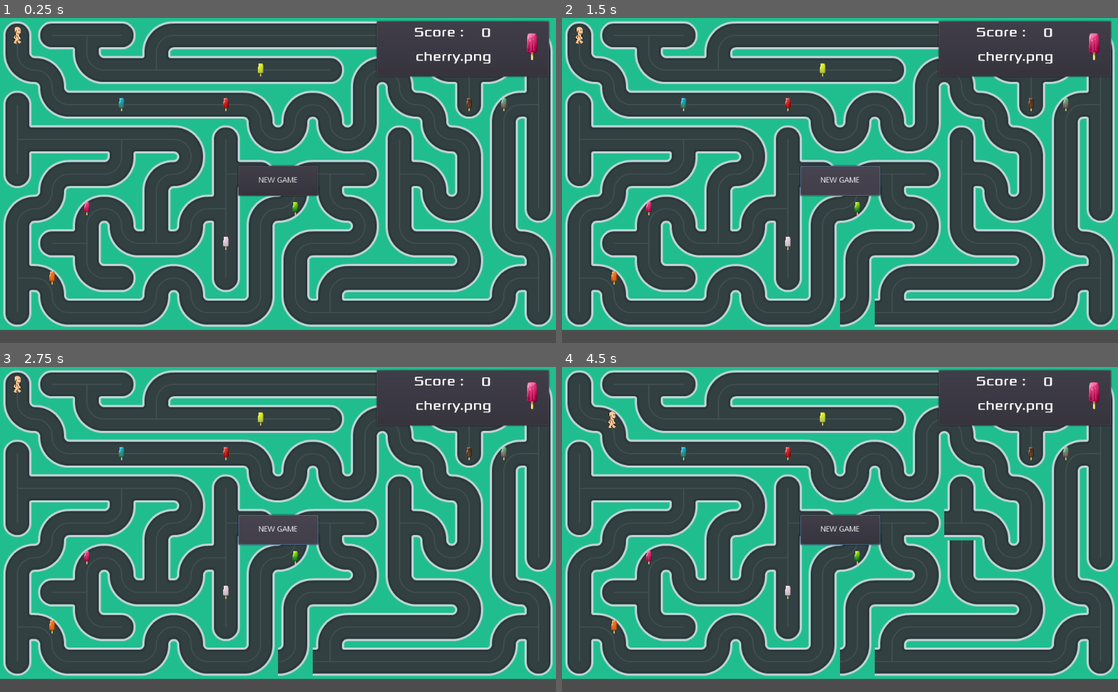
Above: before the commit, frames 1-4 (two rows, left to right).
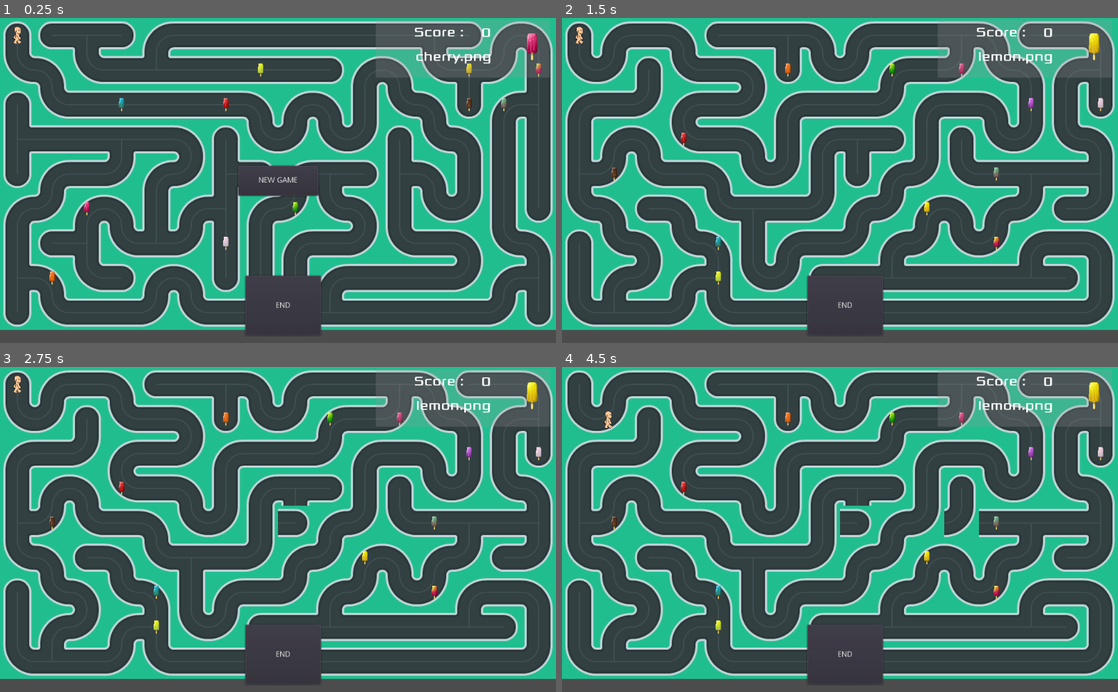
Above: after the commit, the same moments.

Repository: arsany007/BollyTheMalt
Game: Godot game, scene res://Maze.tscn
Two runs of this game, one before a commit and one after it. Both use one fixed random seed, a clock stepped at 60 frames per second and the inputs below.
Inputs (mouse positions are in pixels of both pictures, inside the frame that each line leads up to):
- Up to frame 1 (0.25 s): no input
- Up to frame 2 (1.5 s): click (845, 304) at 0.5 s, where only the run after the commit has a clickable "END"; click "NEW GAME" at 1.25 s
- Up to frame 3 (2.75 s): click (278, 529) at 2 s, where only the run before the commit has a clickable "NEW GAME"
- Up to frame 4 (4.5 s): tap Enter at 2.75, 4.25 s; move the mouse to (962, 513) at 2.77 s; hold Right (ui_right) 2.78-3.53 s; click (962, 513) at 2.92 s; tap Space at 3.5 s; move the mouse to (728, 545) at 3.52 s; hold Down (ui_down) 3.53-4.28 s; move the mouse to (895, 458) at 4.27 s; hold Right (ui_right) from 4.28 s (still down)

The runs differ from the first frame. In frame 1, 5.6% of the frame differs, in the area x 44-99%, y 0-98%; in frame 2, 38%, in the area x 0-100%, y 0-98%; in frame 3, 38%; in frame 4, 38%.

Commit message:
add newgame and gameover

Diff:
--- a/HUD.gd
+++ b/HUD.gd
@@ -1,7 +1,14 @@
 extends CanvasLayer
 
+signal New_Game
+
+func _ready():
+	$GameOver.hide()
+
 func new_game():
-	pass
+	$Button.hide()
+	$GameOver.hide()
+
 
 func update_score(score):
 	$Score.text = str(score)
@@ -11,4 +18,17 @@
 	$SelectedIcePoop.texture = load("res://art/" + player1_ice_poop)
 
 func game_over():
-	pass
+	$GameOver.show()
+	$AnimationPlayer.play("GameOverAnimi")
+	$Button.show()
+
+func startAnimationDone():
+	$GameOver.hide()
+
+func _on_Button_pressed():
+	new_game()
+	emit_signal("New_Game")
+
+
+func _on_Button2_pressed():
+	game_over()
--- a/HUD.tscn
+++ b/HUD.tscn
@@ -1,6 +1,9 @@
-[gd_scene load_steps=4 format=2]
+[gd_scene load_steps=6 format=2]
 
 [ext_resource path="res://HUD.gd" type="Script" id=1]
+
+[sub_resource type="StyleBoxFlat" id=3]
+bg_color = Color( 0.6, 0.6, 0.6, 0.235294 )
 
 [sub_resource type="DynamicFontData" id=1]
 font_path = "res://fonts/Xolonium-Regular.ttf"
@@ -8,6 +11,36 @@
 [sub_resource type="DynamicFont" id=2]
 size = 24
 font_data = SubResource( 1 )
+
+[sub_resource type="Animation" id=4]
+resource_name = "GameOverAnimi"
+length = 4.0
+tracks/0/type = "value"
+tracks/0/path = NodePath("GameOver:percent_visible")
+tracks/0/interp = 1
+tracks/0/loop_wrap = true
+tracks/0/imported = false
+tracks/0/enabled = true
+tracks/0/keys = {
+"times": PoolRealArray( 0, 3.5 ),
+"transitions": PoolRealArray( 1, 1 ),
+"update": 0,
+"values": [ 0.0, 1.0 ]
+}
+tracks/1/type = "method"
+tracks/1/path = NodePath(".")
+tracks/1/interp = 1
+tracks/1/loop_wrap = true
+tracks/1/imported = false
+tracks/1/enabled = true
+tracks/1/keys = {
+"times": PoolRealArray( 4 ),
+"transitions": PoolRealArray( 1 ),
+"values": [ {
+"args": [  ],
+"method": "startAnimationDone"
+} ]
+}
 
 [node name="HUD" type="CanvasLayer"]
 script = ExtResource( 1 )
@@ -19,6 +52,7 @@
 margin_top = 4.0
 margin_right = -11.0
 margin_bottom = 110.0
+custom_styles/panel = SubResource( 3 )
 
 [node name="ScoreLabel" type="Label" parent="."]
 margin_left = 748.0
@@ -68,4 +102,26 @@
 margin_bottom = 27.5
 text = "NEW GAME"
 
+[node name="GameOver" type="Label" parent="."]
+margin_left = 315.0
+margin_top = 134.0
+margin_right = 723.0
+margin_bottom = 274.0
+rect_pivot_offset = Vector2( -1099, -16 )
+custom_fonts/font = SubResource( 2 )
+text = "GameOver"
+align = 1
+valign = 1
+
 [node name="AnimationPlayer" type="AnimationPlayer" parent="."]
+anims/GameOverAnimi = SubResource( 4 )
+
+[node name="Button2" type="Button" parent="."]
+margin_left = 452.0
+margin_top = 476.0
+margin_right = 591.0
+margin_bottom = 586.0
+text = "END"
+
+[connection signal="pressed" from="Button" to="." method="_on_Button_pressed"]
+[connection signal="pressed" from="Button2" to="." method="_on_Button2_pressed"]
--- a/Maze.gd
+++ b/Maze.gd
@@ -2,6 +2,7 @@
 
 onready var globals = get_node("Globals")
 onready var Map = $TileMap
+onready var PlayerKini = $PlayerKini
 
 
 
@@ -59,6 +60,9 @@
 
 func AddIcePoops():
 
+	for nodes in get_tree().get_nodes_in_group("IcePoop_Group"):
+		nodes.queue_free()
+
 	for Icepoop_key in globals.Icepoops.keys():
 		var Icepoop_node = preload("res://IcePoop.tscn")
 		var Icepoop_instance = Icepoop_node.instance()
@@ -69,7 +73,7 @@
 		Icepoop_instance.position = Vector2(globals.center_cell_init+ rand_x, globals.center_cell_init+ rand_y )
 
 		add_child(Icepoop_instance)
-
+		Icepoop_instance.add_to_group("IcePoop_Group")
 
 		#globals.Icepoops[Icepoop_key] = Icepoop_instance.position
 
@@ -104,3 +108,8 @@
 
 func _on_TileMap_signal_rotate_cell(cell):
 	Rotate(cell, 1)
+
+
+func _on_HUD_New_Game():
+	make_maze()
+	PlayerKini.position = Vector2(32,32)
--- a/Maze.tscn
+++ b/Maze.tscn
@@ -33,3 +33,5 @@
 
 [connection signal="signal_rotate_cell" from="TileMap" to="." method="_on_TileMap_signal_rotate_cell"]
 [connection signal="ice_poop_hit" from="PlayerKini" to="SelectIcePoop" method="_on_PlayerKini_ice_poop_hit"]
+[connection signal="New_Game" from="SelectIcePoop/HUD" to="." method="_on_HUD_New_Game"]
+[connection signal="New_Game" from="SelectIcePoop/HUD" to="SelectIcePoop" method="_on_HUD_New_Game"]
--- a/SelectIcePoop.gd
+++ b/SelectIcePoop.gd
@@ -11,9 +11,7 @@
 # Called when the node enters the scene tree for the first time.
 func _ready():
 	randomize()
-	remaining_keys = globals.Icepoops.keys().size()
-	player1_ice_poop = choose_player_ice_poop()
-	HUD.update_selected_ice_poop(player1_ice_poop)
+	new_game()
 
 func _on_PlayerKini_ice_poop_hit(collided_ice_poop):
 	var collided_ice_poop_node2d = collided_ice_poop as Node2D
@@ -42,3 +40,15 @@
 			key_found = true
 
 	return player
+
+func new_game():
+	player1_score = 0
+	remaining_keys = globals.Icepoops.keys().size()
+	player1_ice_poop = choose_player_ice_poop()
+	HUD.update_score(player1_score)
+	HUD.update_selected_ice_poop(player1_ice_poop)
+
+
+
+func _on_HUD_New_Game():
+	new_game()
Not shown, changed: README.md
